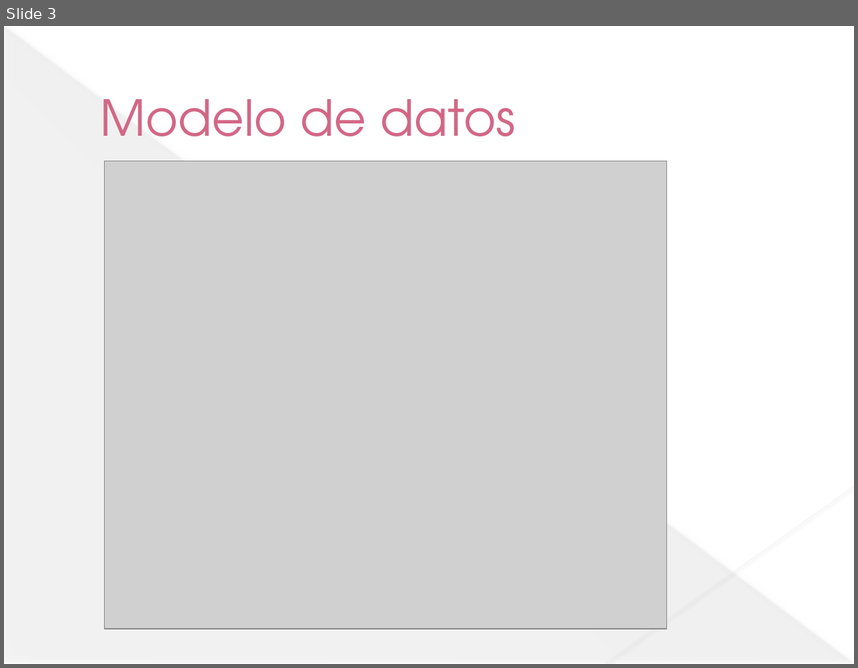
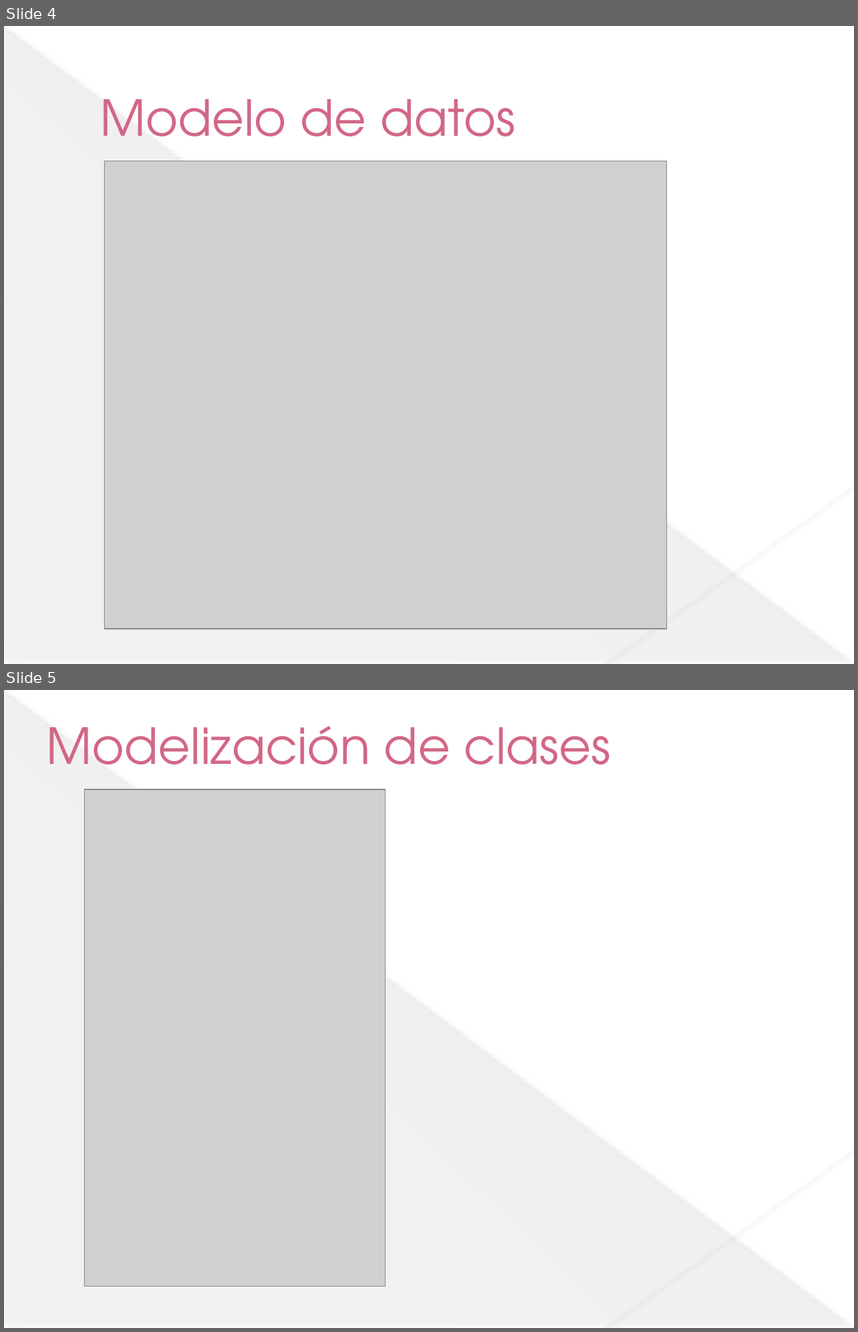
Before and after one commit to jesusdavidguti/ProyectoFinDeCurso, a slide deck: Presentación/Proyecto fin de curso.pptx. Shown one above the other, each under a label of ours: slide 3 before the commit, slides 4 and 5 after it. The pictures are 858x668 and 858x1332 pixels, drawn with LibreOffice and Linux fonts; fonts in the diff are those of the drawing; grey boxes stand for pictures. Boxes give left, top, right and bottom in pixels: in the first picture for what was removed or moved away, otherwise in the second. Text is boxed around its words. In the diff, an @@ line names an element or a change of style, - is before the commit and + after.

```diff
--- a/Presentación/Proyecto fin de curso.pptx
+++ b/Presentación/Proyecto fin de curso.pptx
@@ slide 5 added at bbox=[4, 690, 854, 1328], background #FFFFFF; not listed: 3 template elements that a slide beside it also shows @@
@@ text added at bbox=[47, 726, 611, 765], 42 pt, text #D26785 @@
+Modelización de clases
@@ picture added at bbox=[84, 789, 385, 1286] @@
@@ what was slide 3 is now slide 4 @@
```
Also in this commit, not shown: 1 other slide added, 1 other file.
